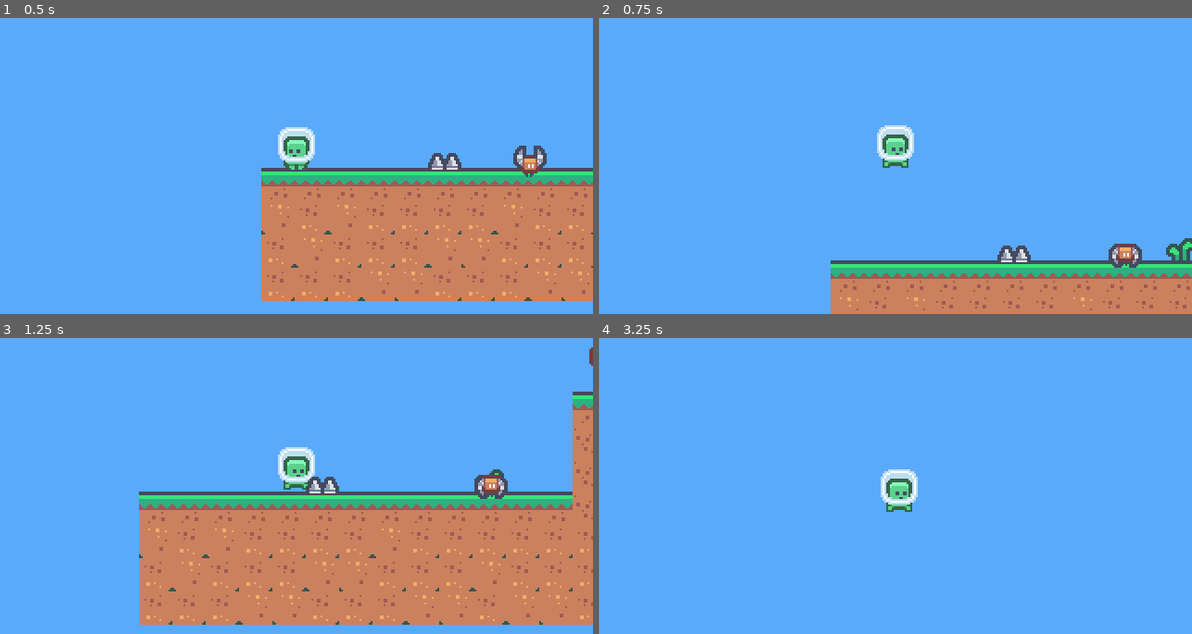
Above: before the commit, frames 1-4 (two rows, left to right).
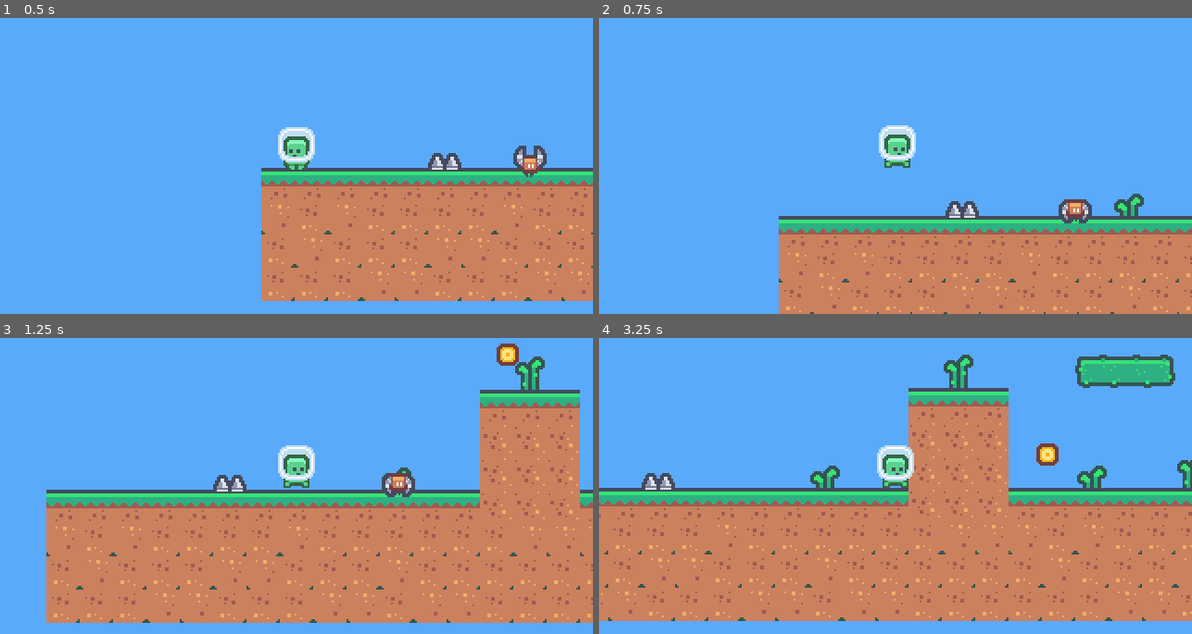
Above: after the commit, the same moments.

Repository: ismanapa/godot_platforms_2d
Game: Godot game, scene res://Scenes/level_01.tscn
Same seed, same stepped clock (60 frames per second), same inputs: the game is played once before the commit and once after it.
Inputs:
- Up to frame 1 (0.5 s): no input
- Up to frame 2 (0.75 s): hold Right (move_right) from 0.53 s (still down); hold Space (jump) from 0.53 s (still down); tap Q (dash, bound only after the commit) at 0.6 s
- Up to frame 3 (1.25 s): keep holding Right (move_right); keep holding Space (jump)
- Up to frame 4 (3.25 s): release Space (jump) at 1.28 s; tap Space (jump) at 1.35, 1.52, 1.82, 3.02 s; tap Q (dash, bound only after the commit) at 1.55, 2.1, 2.85 s; release Right (move_right) at 2.03 s; hold Left (move_left) 2.03-2.78 s; hold Space (jump) 2.03-2.78 s; hold Right (move_right) from 2.78 s (still down)

Frame 1 is identical in both runs. In frame 2, 18% of the frame differs, in the area x 30-100%, y 36-100%; in frame 3, 22%; in frame 4, 55%, in the area x 0-100%, y 5-96%.

Commit message:
feat: Kill enemies with player dash

Diff:
--- a/Scenes/Enemy.tscn
+++ b/Scenes/Enemy.tscn
@@ -28,6 +28,11 @@
 [sub_resource type="RectangleShape2D" id="RectangleShape2D_7k6pf"]
 size = Vector2(13, 11)
 
+[sub_resource type="CircleShape2D" id="CircleShape2D_t8rng"]
+radius = 8.0
+
+[sub_resource type="CircleShape2D" id="CircleShape2D_nam2o"]
+
 [node name="Enemy" type="CharacterBody2D"]
 collision_layer = 0
 script = ExtResource("1_bcexp")
@@ -48,4 +53,19 @@
 [node name="CollisionShape2D" type="CollisionShape2D" parent="GoalDetector"]
 shape = SubResource("RectangleShape2D_7k6pf")
 
+[node name="DamageArea" type="Area2D" parent="." groups=["Danger"]]
+collision_layer = 64
+collision_mask = 0
+
+[node name="CollisionShape2D" type="CollisionShape2D" parent="DamageArea"]
+shape = SubResource("CircleShape2D_t8rng")
+
+[node name="HitBoxArea" type="Area2D" parent="."]
+collision_layer = 0
+collision_mask = 2
+
+[node name="CollisionShape2D" type="CollisionShape2D" parent="HitBoxArea"]
+shape = SubResource("CircleShape2D_nam2o")
+
 [connection signal="area_entered" from="GoalDetector" to="." method="_on_goal_detector_area_entered"]
+[connection signal="area_entered" from="HitBoxArea" to="." method="_on_hit_box_area_area_entered"]
--- a/Scenes/Player.tscn
+++ b/Scenes/Player.tscn
@@ -43,6 +43,9 @@
 [sub_resource type="RectangleShape2D" id="RectangleShape2D_b3b3l"]
 size = Vector2(12, 10)
 
+[sub_resource type="CapsuleShape2D" id="CapsuleShape2D_fppoc"]
+height = 40.0
+
 [node name="Player" type="CharacterBody2D" groups=["Player"]]
 collision_layer = 0
 script = ExtResource("1_0wi6p")
@@ -72,4 +75,13 @@
 position = Vector2(0, 6)
 shape = SubResource("RectangleShape2D_b3b3l")
 
+[node name="DashArea" type="Area2D" parent="."]
+collision_layer = 2
+collision_mask = 0
+
+[node name="CollisionShape2D" type="CollisionShape2D" parent="DashArea"]
+rotation = -1.5708
+shape = SubResource("CapsuleShape2D_fppoc")
+disabled = true
+
 [connection signal="area_entered" from="TrapArea" to="." method="_on_trap_area_area_entered"]
--- a/Scripts/enemy.gd
+++ b/Scripts/enemy.gd
@@ -30,3 +30,7 @@
 
 func _on_goal_detector_area_entered(area: Area2D) -> void:
 	direction *= -1
+
+
+func _on_hit_box_area_area_entered(area: Area2D) -> void:
+	queue_free()
--- a/Scripts/player.gd
+++ b/Scripts/player.gd
@@ -4,18 +4,65 @@
 
 signal died
 
+enum State { NORMAL, DASHING }
+var current_state: State = State.NORMAL
+
 var gravity : int = 1000
+
 var max_speed : int = 100
 var max_jump_speed : int = 360
 var horizontal_acceleration: int = 1200
+
+var max_dash_speed : int = 400
+var min_dash_speed : int = 100
+var is_state_new : bool = true
+
 var camera: PlayerCamera = null
 
 @onready var anim = $AnimatedSprite2D
+@onready var dash_area = $DashArea/CollisionShape2D
 
 func _ready() -> void:
 	camera = get_tree().get_first_node_in_group("Camera")
 
 func _process(delta: float) -> void:
+	match current_state:
+		State.NORMAL:
+			player_movement(delta)
+		State.DASHING:
+			dash(delta)
+
+	is_state_new = false
+
+func dash(delta: float):
+	if is_state_new:
+		var movement = get_input_actions()
+
+		dash_area.disabled = false
+		anim.play("jump")
+
+		var dash_directions = 1
+
+		if movement.x != 0:
+			dash_directions = sign(movement.x)
+		else:
+			dash_directions = 1 if anim.flip_h else -1
+
+
+		velocity = Vector2(max_dash_speed * dash_directions, 0)
+
+	move_and_slide()
+
+	velocity.x = lerp(0.0, velocity.x, pow(2, -5 * delta))
+
+	if abs(velocity.x) < min_dash_speed:
+		call_deferred("change_state", State.NORMAL)
+
+func change_state(new_state: State):
+	current_state = new_state
+	is_state_new = true
+
+func player_movement(delta:float):
 	var input_action = get_input_actions()
 
 	if input_action.y < 0 and is_on_floor():
@@ -29,11 +76,16 @@
 
 	velocity.x = clamp(velocity.x, -max_speed, max_speed )
 
+	if Input.is_action_just_pressed("dash"):
+		call_deferred("change_state", State.DASHING)
+
+	if is_state_new:
+		dash_area.disabled = true
+
 	velocity.y += gravity * delta
 
 	move_and_slide()
 	player_animations()
-
 
 func get_input_actions():
 	var move_vector = Vector2.ZERO
--- a/project.godot
+++ b/project.godot
@@ -22,6 +22,10 @@
 window/size/mode=2
 window/stretch/mode="viewport"
 
+[global_group]
+
+Danger=""
+
 [input]
 
 move_left={
@@ -41,9 +45,16 @@
 "events": [Object(InputEventKey,"resource_local_to_scene":false,"resource_name":"","device":-1,"window_id":0,"alt_press …(191 unchanged characters)…
 ]
 }
+dash={
+"deadzone": 0.5,
+"events": [Object(InputEventKey,"resource_local_to_scene":false,"resource_name":"","device":-1,"window_id":0,"alt_pressed":false,"shift_pressed":false,"ctrl_pressed":false,"meta_pressed":false,"pressed":false,"keycode":0,"physical_keycode":81,"key_label":0,"unicode":113,"location":0,"echo":false,"script":null)
+]
+}
 
 [layer_names]
 
+2d_physics/layer_1="Terrain"
+2d_physics/layer_2="Enemy"
 2d_physics/layer_6="Enemy_goal"
 2d_physics/layer_7="Danger"
 2d_physics/layer_8="Items"
Not shown: 1 places in Scenes/Enemy.tscn that only renumber resources
Not shown: 1 places in Scenes/Player.tscn that only renumber resources
